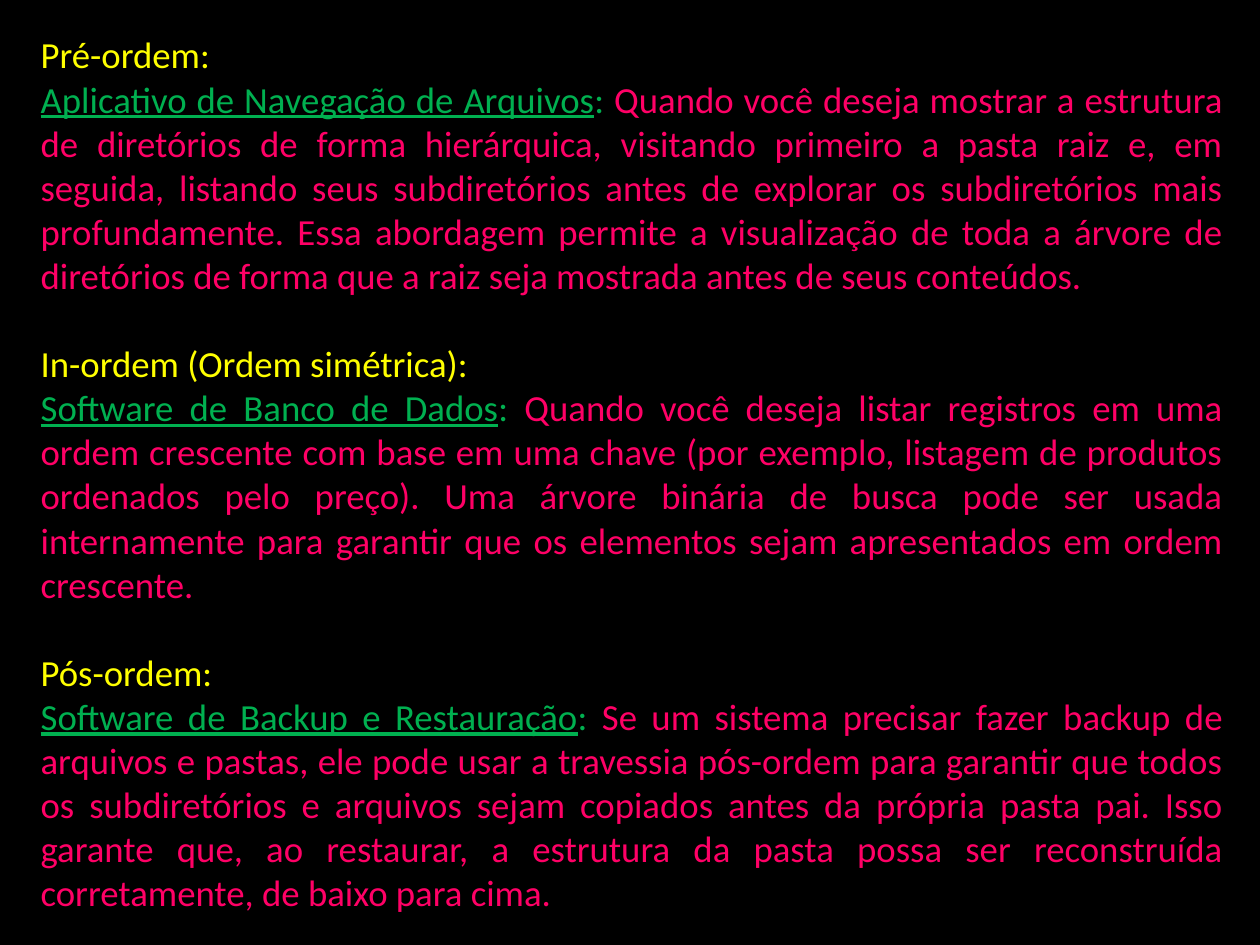
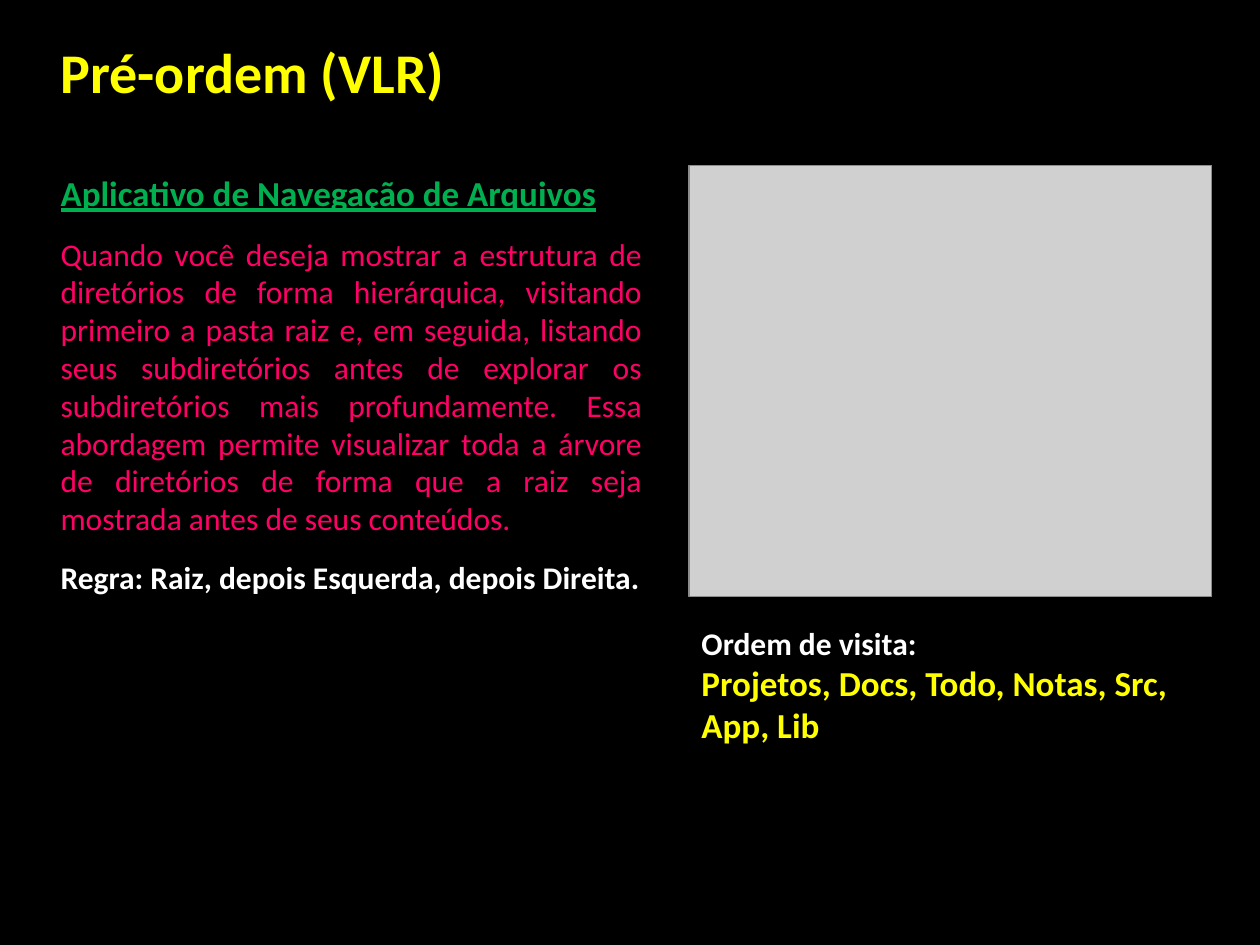
Before and after one commit to XandyGomes/3ADS_EstruturaDados-2026-2, a slide deck: slide 7 of Slides/13-Árvore-Binária-de-Busca.pptx (slide 8 before the commit). Drawn at 1260x945 pixels with LibreOffice and Linux fonts; fonts in the diff are those of the drawing; grey boxes stand for pictures. Boxes give left, top, right and bottom in pixels: in the first picture for what was removed or moved away, otherwise in the second. Text is boxed around its words. In the diff, an @@ line names an element or a change of style, - is before the commit and + after.

```diff
--- a/Slides/13-Árvore-Binária-de-Busca.pptx
+++ b/Slides/13-Árvore-Binária-de-Busca.pptx
@@ text added at box(61, 51, 444, 102), 32 pt, text #FFFF00, bold @@
+Pré-ordem (VLR)
@@ picture added at box(689, 165, 1212, 596) @@
@@ text at box(61, 181, 642, 595): text changed; size 21 to 18 pt @@
-  Pré-ordem:
-  Aplicativo de Navegação de Arquivos: Quando você deseja mostrar a estrutura de diretórios de forma hierárquica, visitando primeiro a pasta raiz e, em seguida, listando seus subdiretórios antes de explorar os subdiretórios mais profundamente. Essa abordagem permite a visualização de toda a árvore de diretórios de forma que a raiz seja mostrada antes de seus conteúdos.
-  In-ordem (Ordem simétrica):
-  Software de Banco de Dados: Quando você deseja listar registros em uma ordem crescente com base em uma chave (por exemplo, listagem de produtos ordenados pelo preço). Uma árvore binária de busca pode ser usada internamente para garantir que os elementos sejam apresentados em ordem crescente.
-  Pós-ordem:
-  Software de Backup e Restauração: Se um sistema precisar fazer backup de arquivos e pastas, ele pode usar a travessia pós-ordem para garantir que todos os subdiretórios e arquivos sejam copiados antes da própria pasta pai. Isso garante que, ao restaurar, a estrutura da pasta possa ser reconstruída corretamente, de baixo para cima.
+Aplicativo de Navegação de Arquivos
+Quando você deseja mostrar a estrutura de diretórios de forma hierárquica, visitando primeiro a pasta raiz e, em seguida, listando seus subdiretórios antes de explorar os subdiretórios mais profundamente. Essa abordagem permite visualizar toda a árvore de diretórios de forma que a raiz seja mostrada antes de seus conteúdos.
+Regra: Raiz, depois Esquerda, depois Direita.
@@ text added at box(701, 633, 1167, 744), 20 pt, text #FFFF00, bold @@
+Ordem de visita:
+Projetos, Docs, Todo, Notas, Src, App, Lib
```
Also in this commit, not shown: 1 other slide changed, 2 slides added, 1 slide removed, 39 other files.
